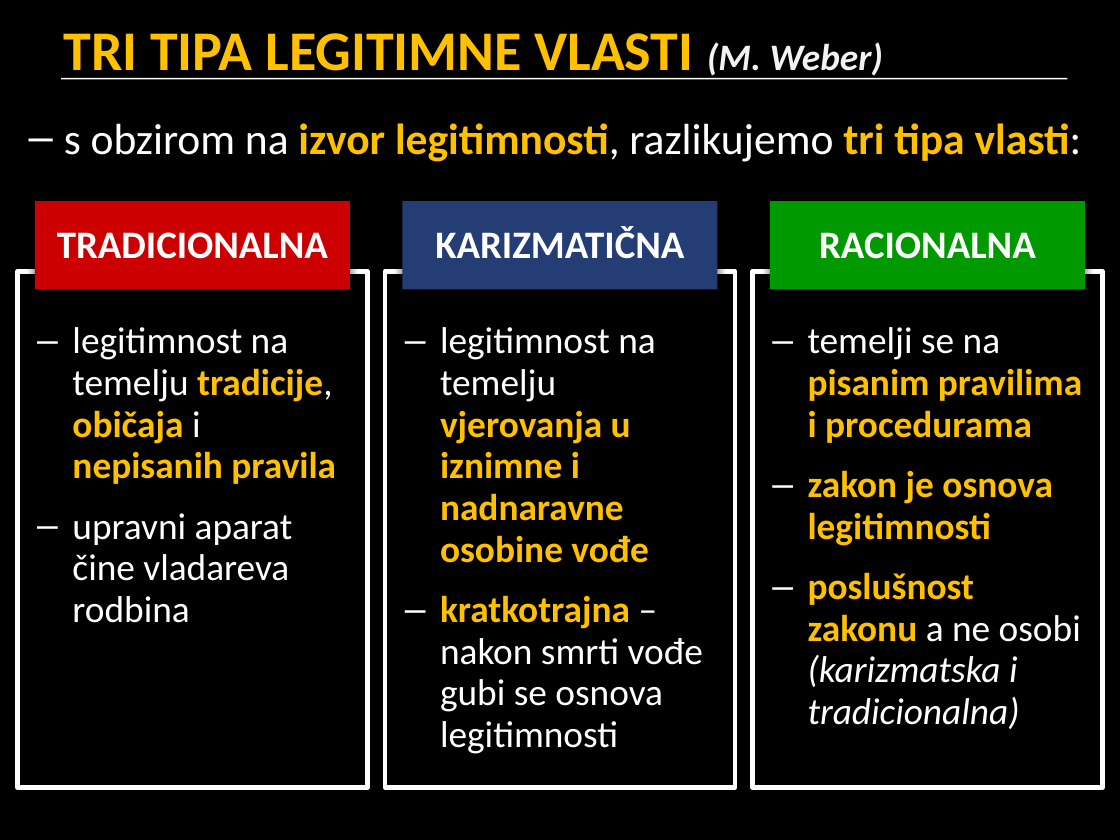
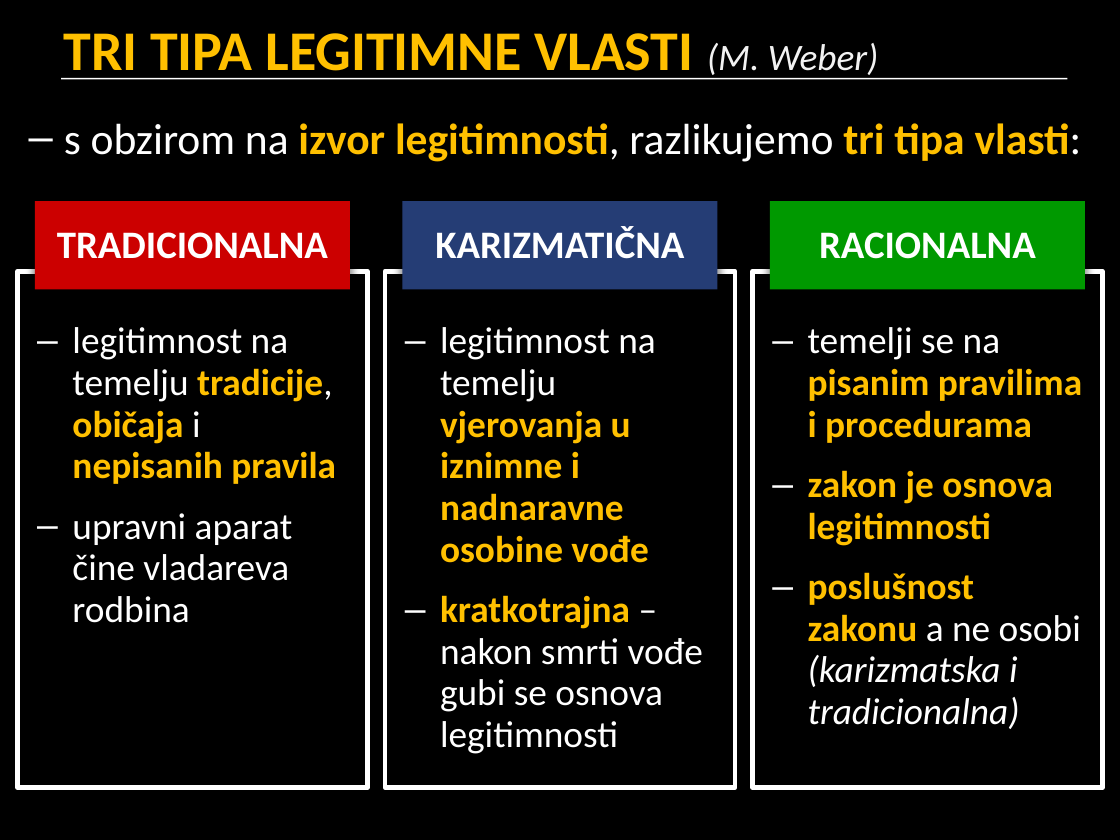
Before and after one commit to cornx/print, a slide deck: slide 14 of data/politika/prezentacije/U3_001_pojam_politike.pptx. Drawn at 1120x840 pixels with LibreOffice and Linux fonts; fonts in the diff are those of the drawing. Boxes give left, top, right and bottom in pixels: in the first picture for what was removed or moved away, otherwise in the second. Text is boxed around its words. In the diff, an @@ line names an element or a change of style, - is before the commit and + after.

```diff
--- a/data/politika/prezentacije/U3_001_pojam_politike.pptx
+++ b/data/politika/prezentacije/U3_001_pojam_politike.pptx
@@ title "TRI TIPA LEGITIMNE VLASTI (M. ..." at box(64, 33, 879, 80): bold off in "(M. Weber)" @@
```
Also in this commit, not shown: 1 other slide changed.
